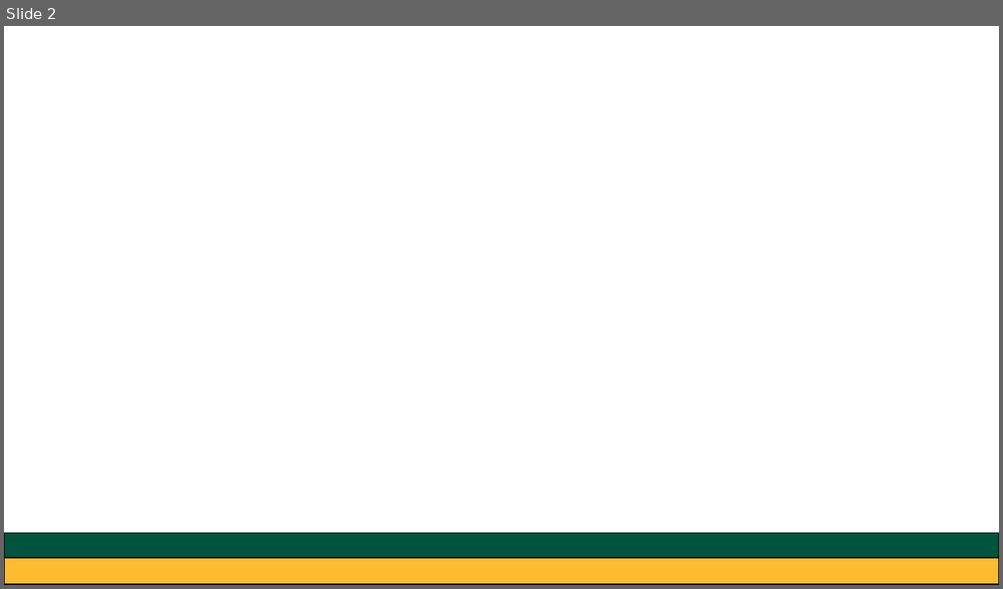
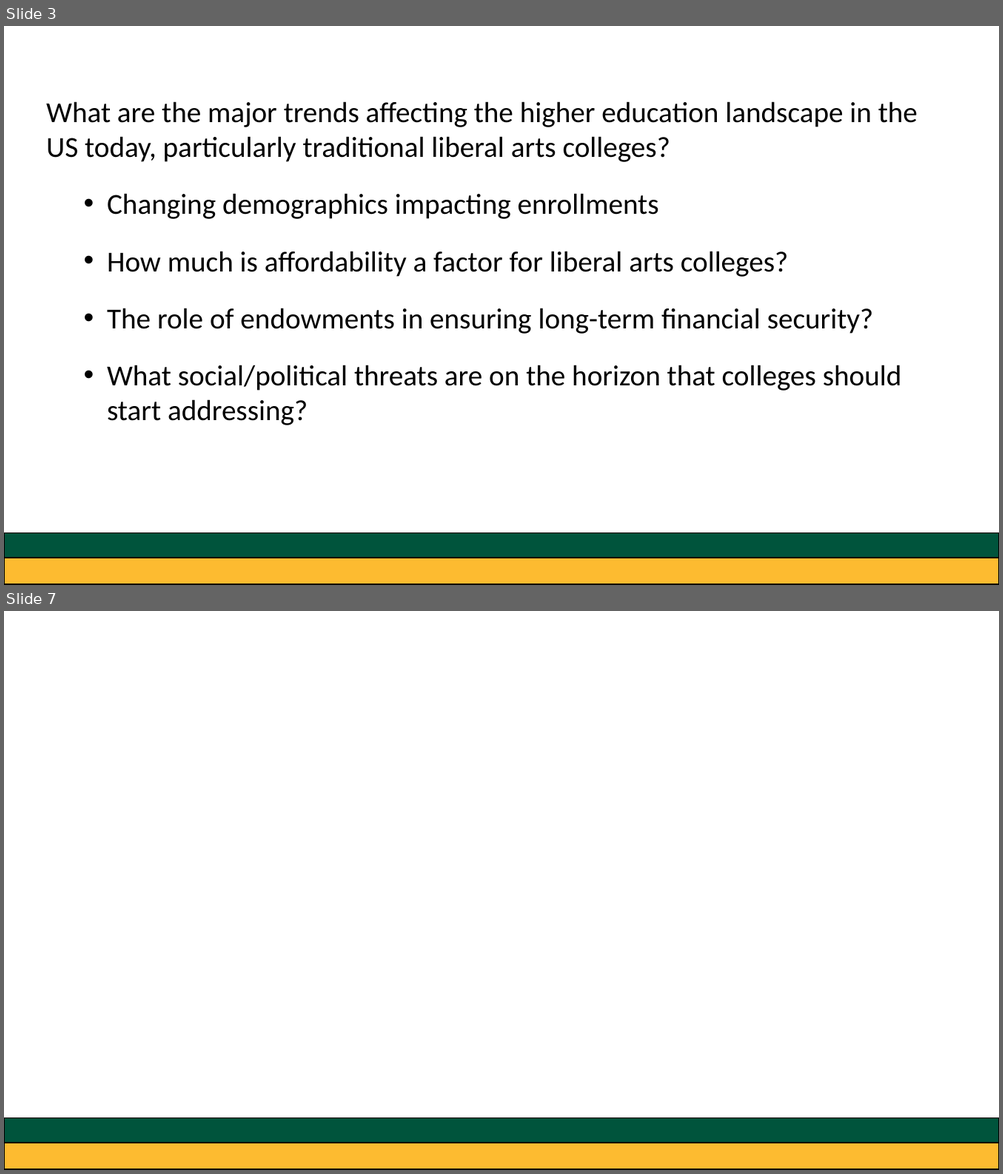
Before and after one commit to greg-dubrow/USF-talk-February-2020, a slide deck: usf_presentation_0220_gdubrow.pptx. Shown one above the other, each under a label of ours: slide 2 before the commit, slides 3 and 7 after it; the slides between them are not shown. The pictures are 1003x589 and 1003x1174 pixels, drawn with LibreOffice and Linux fonts; fonts in the diff are those of the drawing. Boxes give left, top, right and bottom in pixels: in the first picture for what was removed or moved away, otherwise in the second. Text is boxed around its words. In the diff, an @@ line names an element or a change of style, - is before the commit and + after.

Commit message:
ca hs enroll ipeds

```diff
--- a/usf_presentation_0220_gdubrow.pptx
+++ b/usf_presentation_0220_gdubrow.pptx
@@ slide 3 added at bbox=[4, 26, 999, 585], background #FFFFFF @@
@@ text added at bbox=[46, 101, 917, 426], 28 pt, text #000000 @@
+What are the major trends affecting the higher education landscape in the US today, particularly traditional liberal arts colleges?
+  • Changing demographics impacting enrollments
+  • How much is affordability a factor for liberal arts colleges?
+  • The role of endowments in ensuring long-term financial security?
+  • What social/political threats are on the horizon that colleges should start addressing?
@@ rectangle added at bbox=[4, 534, 999, 558], fill #00543C, outline #000000 1 pt @@
@@ rectangle added at bbox=[4, 551, 999, 585], fill #FDBB30, outline #000000 1 pt @@
@@ what was slide 2 is now slide 7 @@
```
Also in this commit, not shown: 1 slide changed, 11 other slides added, 6 other files.
